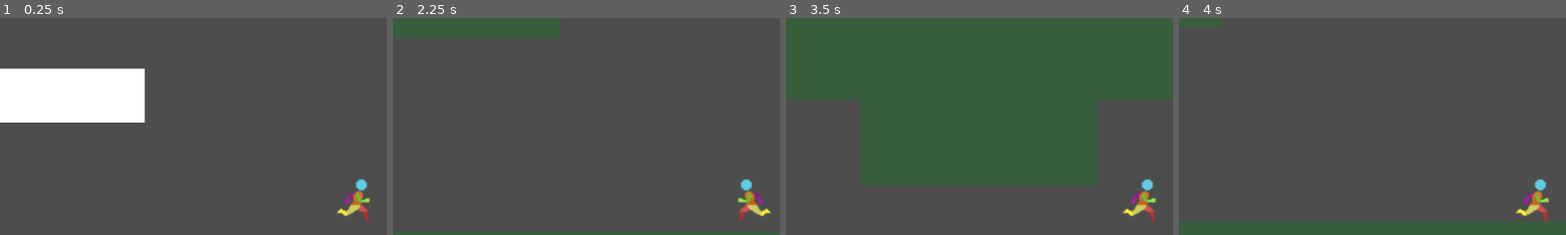
Above: before the commit, frames 1-4 (left to right).
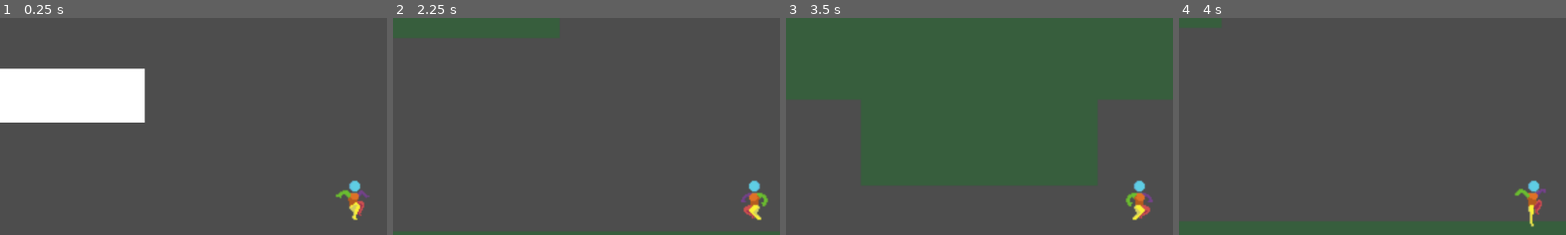
Above: after the commit, the same moments.

Repository: oliver6312/platforming
Game: Godot game, scene res://Scenes/node_2d.tscn
Same seed, same stepped clock (60 frames per second), same inputs: the game is played once before the commit and once after it. The project has no main scene, so this scene is started directly.
Inputs:
- Up to frame 1 (0.25 s): no input
- Up to frame 2 (2.25 s): hold Up (jump) 0.53-1.28 s; hold Right (ui_right) 0.53-2.03 s; tap Space (dash) at 0.6, 1.55, 2.1 s; tap Up (jump) at 1.35, 1.52, 1.82 s; hold Left (ui_left) from 2.03 s (still down); hold Up (jump) from 2.03 s (still down)
- Up to frame 3 (3.5 s): release Left (ui_left) at 2.78 s; release Up (jump) at 2.78 s; hold Right (ui_right) from 2.78 s (still down); tap Space (dash) at 2.85 s; tap Up (jump) at 3.02, 3.32 s
- Up to frame 4 (4 s): keep holding Right (ui_right); hold Up (jump) from 3.53 s (still down)
The pictures show only the part of the screen within x 4-54%, y 8-58%; the shares and areas given below are measured in that part.

The runs differ from the first frame. In frame 1, 0.9% of the frame differs, in the area x 86-96%, y 74-94%; in frame 2, 0.9%, in the area x 88-98%, y 74-94%; in frame 3, 0.9%; in frame 4, 0.9%.

Commit message:
update1.0.4
removed unused sprites
double jump new uses the jump velocity variable

Diff:
--- a/Scenes/PlayerCharacter.tscn
+++ b/Scenes/PlayerCharacter.tscn
@@ -239,6 +239,10 @@
 atlas = ExtResource("2_5gnj7")
 region = Rect2(240, 336, 48, 48)
 
+[sub_resource type="AtlasTexture" id="AtlasTexture_5gnj7"]
+atlas = ExtResource("2_5gnj7")
+region = Rect2(144, 336, 48, 48)
+
 [sub_resource type="AtlasTexture" id="AtlasTexture_r2jyq"]
 atlas = ExtResource("2_5gnj7")
 region = Rect2(0, 384, 48, 48)
@@ -618,7 +622,10 @@
 "name": &"jump_down",
 "speed": 5.0
 }, {
-"frames": [],
+"frames": [{
+"duration": 1.0,
+"texture": SubResource("AtlasTexture_5gnj7")
+}],
 "loop": true,
 "name": &"jump_up",
 "speed": 5.0
@@ -782,7 +789,7 @@
 
 [node name="AnimatedSprite2D" type="AnimatedSprite2D" parent="." unique_id=657857633]
 sprite_frames = SubResource("SpriteFrames_uvrlg")
-animation = &"run"
+animation = &"jump_up"
 
 [node name="CollisionShape2D" type="CollisionShape2D" parent="." unique_id=1987484218]
 position = Vector2(0, 0.5)
--- a/Scripts/player_character.gd
+++ b/Scripts/player_character.gd
@@ -10,7 +10,6 @@
 
 @export_group("Jump")
 @export var jump_velocity := -500.0
-@export var double_jump_velocity := -500.0
 @export var gravity := 1100.0
 @export var fall_gravity_multiplier := 1.55
 @export var low_jump_gravity_multiplier := 2.4
@@ -20,7 +19,7 @@
 
 @export_group("Wall")
 @export var wall_slide_speed := 80.0
-@export var wall_jump_velocity := Vector2(280.0, -340.0)
+@export var wall_jump_velocity := Vector2(250.0, -500.0)
 @export var wall_coyote_time := 0.12
 
 @export_group("Dash")
@@ -118,13 +117,14 @@
 		jump(wall_jump_velocity.y)
 	elif can_double_jump:
 		can_double_jump = false
-		jump(double_jump_velocity)
+		jump(jump_velocity)
 
 func jump(force: float) -> void:
 	velocity.y = force
 	jump_buffer_timer = 0.0
 	coyote_timer = 0.0
 	wall_coyote_timer = 0.0
+	animated_sprite_2d.play("jump")
 
 func apply_gravity(delta: float) -> void:
 	if is_on_floor():
Binary file removed: Sprites/Player Idle 48x48.png
Not shown, removed: Sprites/Player Idle 48x48.png.import
Binary file removed: Sprites/player new jump 48x48.png
Not shown, removed: Sprites/player new jump 48x48.png.import
Binary file removed: Sprites/player run 48x48.png
Not shown, removed: Sprites/player run 48x48.png.import
